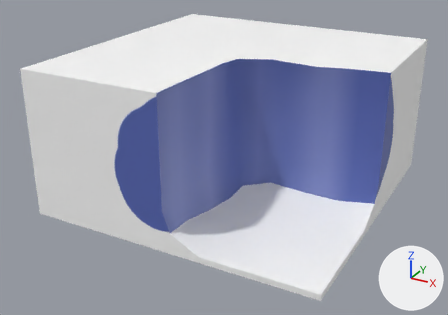
The glTF model common/assets/models/winter/wall_convex_1.glb, before and after one commit.
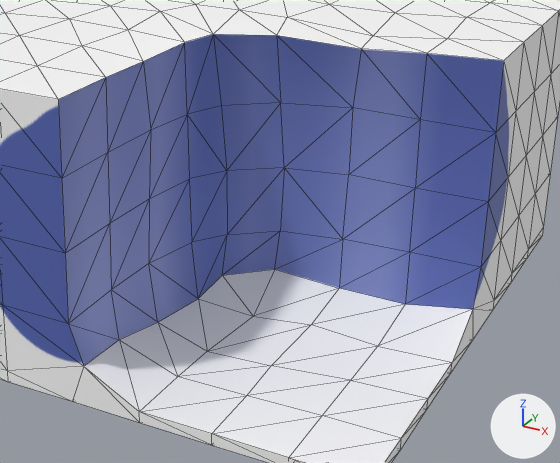
Each version appears first whole from a 50 mm lens placed at (1.86, -3.63, 2.0), pointed at (-0.05, -0.15, 0.26), and next in a close-up on the part from 28% to 94% of the width and 13% to 90% of the height. Lighting does not change. The marker at lower right points along +X, +Y and +Z. The close-ups show mesh edges as thin lines. Vertices at the same position are counted once.

In view in the first close-up: 'wall_convex_1.001'.
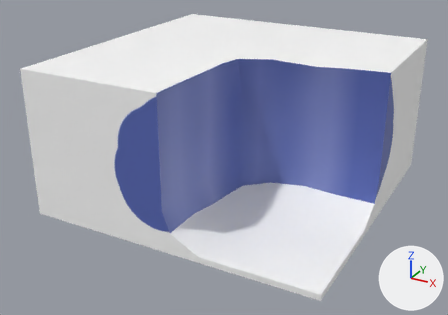
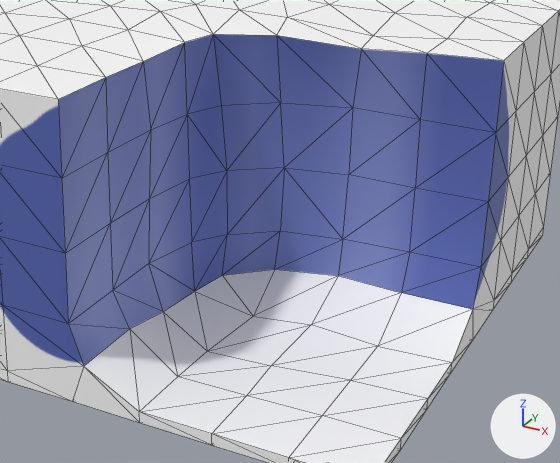
Diff of the bpy script that builds the scene:
```diff
--- a/common/assets/models/winter/wall_convex_1.glb.py
+++ b/common/assets/models/winter/wall_convex_1.glb.py
@@ me_cube_009 @@
 me_cube_009.from_pydata(...)  # 290 vertices, 576 faces; spans x -1.0..1.0, y -1.0..1.0, z -0.02..1.01
 # used by ob_wall_convex_1_001; location = (0.0, 0.0, 0.0)
-me_cube_009.vertices[131].co = (0.01, -0.73, 0.07)  # pixel (119, 339)
-me_cube_009.vertices[132].co = (0.03, -0.51, 0.04)  # pixel (157, 322)
-me_cube_009.vertices[133].co = (0.07, -0.29, 0.04)  # pixel (198, 298)
-me_cube_009.vertices[150].co = (0.0, -0.75, 0.74)  # pixel (107, 152)
-me_cube_009.vertices[151].co = (0.01, -0.51, 0.74)  # pixel (150, 129)
-me_cube_009.vertices[152].co = (0.04, -0.31, 0.74)  # pixel (187, 114)
-me_cube_009.vertices[153].co = (0.04, -0.34, 0.99)  # pixel (184, 42)
-me_cube_009.vertices[154].co = (0.0, -0.75, 0.5)  # pixel (109, 223)
-me_cube_009.vertices[155].co = (0.01, -0.52, 0.5)  # pixel (149, 198)
-me_cube_009.vertices[156].co = (0.04, -0.29, 0.5)  # pixel (189, 178)
-me_cube_009.vertices[157].co = (-0.01, -0.74, 0.26)  # pixel (111, 289)
-me_cube_009.vertices[158].co = (0.0, -0.51, 0.26)  # pixel (148, 263)
-me_cube_009.vertices[159].co = (0.05, -0.29, 0.26)  # pixel (191, 242)
-me_cube_009.vertices[144].co = (0.76, -0.04, 0.98)  # pixel (426, 53)
-me_cube_009.vertices[145].co = (0.54, -0.04, 0.96)  # pixel (361, 48)
-me_cube_009.vertices[146].co = (0.75, 0.01, 0.74)  # pixel (420, 119)
-me_cube_009.vertices[147].co = (0.5, 0.02, 0.74)  # pixel (352, 107)
-me_cube_009.vertices[148].co = (0.75, 0.0, 0.5)  # pixel (415, 188)
-me_cube_009.vertices[149].co = (0.51, 0.01, 0.5)  # pixel (348, 174)
-me_cube_009.vertices[142].co = (0.75, 0.01, 0.05)  # pixel (405, 304)
-me_cube_009.vertices[143].co = (0.5, -0.01, 0.06)  # pixel (339, 288)
+# me_cube_009 part 1
+me_cube_009.vertices[131].co = (0.05, -0.73, 0.12)  # pixel (129, 328)
+me_cube_009.vertices[132].co = (0.03, -0.48, 0.06)  # pixel (163, 311)
+me_cube_009.vertices[133].co = (0.06, -0.29, 0.07)  # pixel (194, 291)
+me_cube_009.vertices[150].co = (0.01, -0.51, 0.74)  # pixel (150, 129)
+me_cube_009.vertices[151].co = (0.04, -0.31, 0.74)  # pixel (187, 114)
+me_cube_009.vertices[152].co = (0.04, -0.34, 0.99)  # pixel (184, 42)
+me_cube_009.vertices[153].co = (0.0, -0.75, 0.5)  # pixel (110, 223)
+me_cube_009.vertices[154].co = (0.01, -0.52, 0.5)  # pixel (149, 198)
+me_cube_009.vertices[155].co = (0.04, -0.29, 0.5)  # pixel (189, 178)
+me_cube_009.vertices[156].co = (0.0, -0.74, 0.26)  # pixel (112, 290)
+me_cube_009.vertices[157].co = (0.0, -0.51, 0.26)  # pixel (148, 263)
+me_cube_009.vertices[158].co = (0.05, -0.29, 0.26)  # pixel (191, 242)
+me_cube_009.vertices[159].co = (0.75, -0.05, 0.12)  # pixel (401, 292)
+# me_cube_009 part 2
+me_cube_009.vertices[144].co = (0.54, -0.04, 0.96)  # pixel (361, 48)
+me_cube_009.vertices[145].co = (0.75, 0.01, 0.74)  # pixel (420, 119)
+me_cube_009.vertices[146].co = (0.5, 0.02, 0.74)  # pixel (352, 107)
+me_cube_009.vertices[147].co = (0.75, 0.0, 0.5)  # pixel (415, 188)
+me_cube_009.vertices[148].co = (0.51, 0.01, 0.5)  # pixel (348, 174)
+me_cube_009.vertices[149].co = (0.0, -0.75, 0.74)  # pixel (107, 152)
+# me_cube_009 part 3
+me_cube_009.vertices[142].co = (0.49, 0.01, 0.1)  # pixel (338, 275)
+me_cube_009.vertices[143].co = (0.76, -0.04, 0.98)  # pixel (426, 53)
+# me_cube_009 part 4: 5 kept faces spanning x 0.0..0.75, y -0.52..0.02, z 0.26..0.96 get new texture (UV) coordinates
 me_cube_009.materials.append(mat_tex_convex)
```

Boxes [x1, y1, x2, y2] around the edits, measured in the close-ups (560 x 463 px; the box of a moved part takes in the faces that stretch with it):
part 1 of me_cube_009, moved or reshaped: before [62, 12, 253, 411]; after [65, 12, 481, 411]
part 2 of me_cube_009, moved or reshaped: before [277, 17, 504, 252]; after [62, 17, 496, 253]
part 3 of me_cube_009, moved or reshaped: before [254, 239, 481, 346]; after [254, 36, 504, 325]
part 4 of me_cube_009, surface changed: before [108, 172, 140, 290]; after [149, 115, 191, 263]
